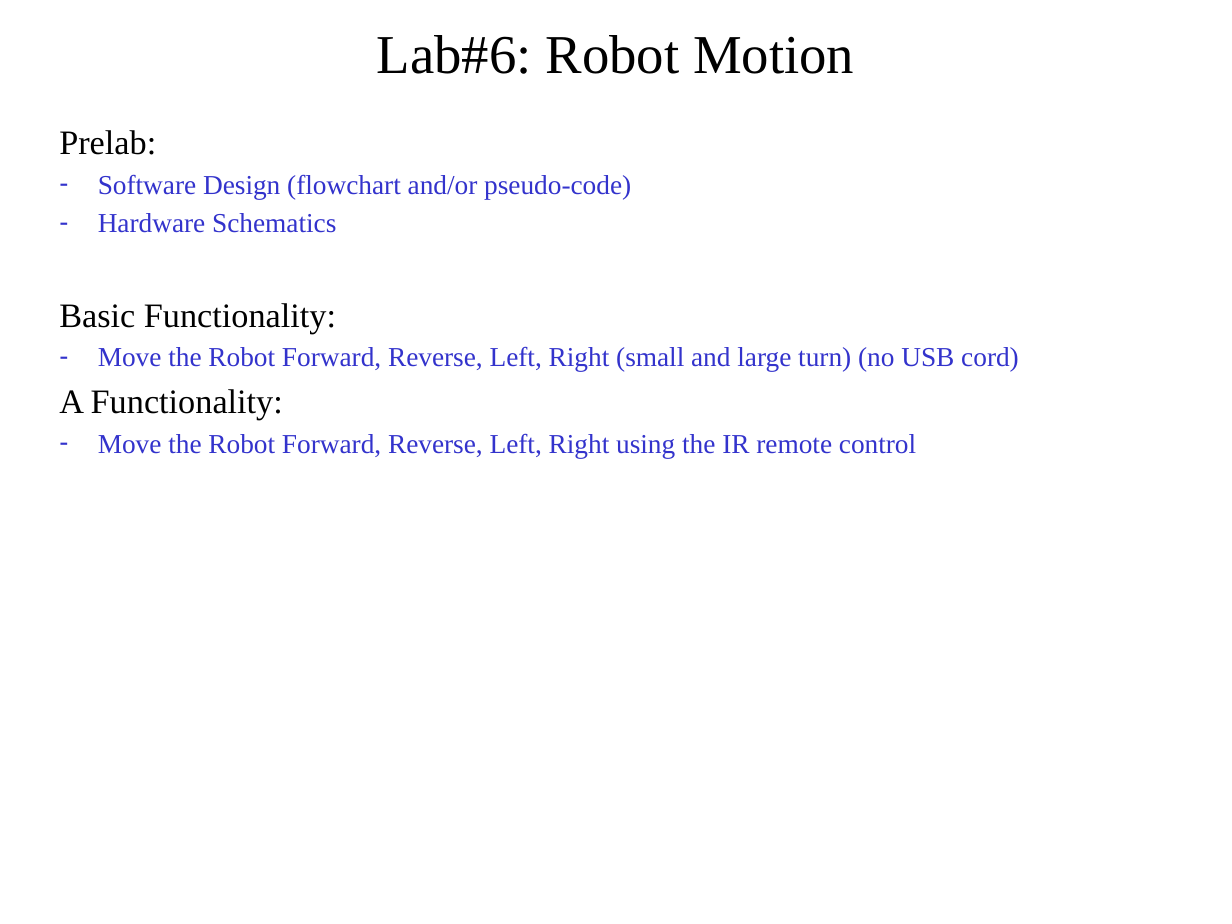
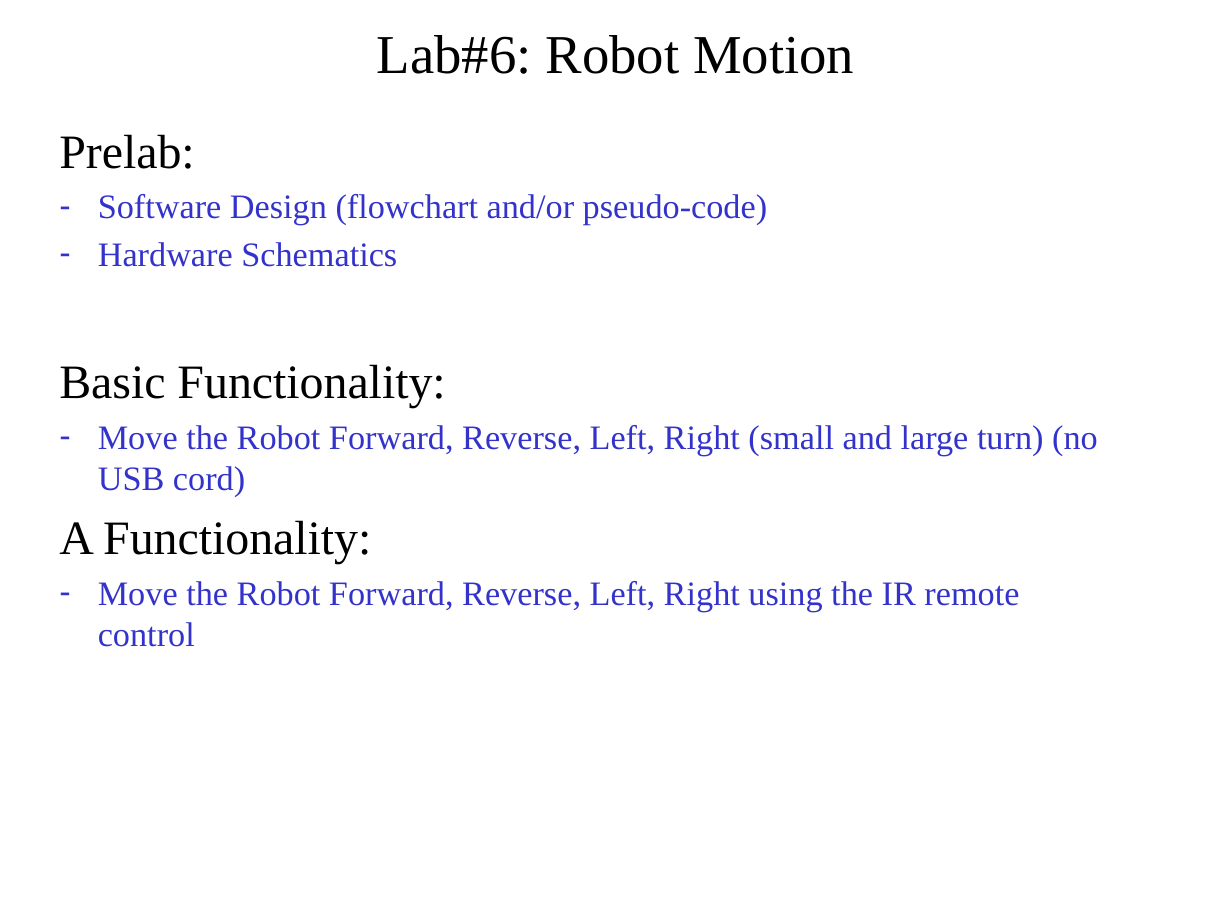
Before and after one commit to pw4rn3r/ECE382, a slide deck: slide 2 of notes/L31/Lsn32.pptx. Drawn at 1232x924 pixels with LibreOffice and Linux fonts; fonts in the diff are those of the drawing. Boxes give left, top, right and bottom in pixels: in the first picture for what was removed or moved away, otherwise in the second. Text is boxed around its words. In the diff, an @@ line names an element or a change of style, - is before the commit and + after.

```diff
--- a/notes/L31/Lsn32.pptx
+++ b/notes/L31/Lsn32.pptx
@@ text "Prelab:" at (59,134,1098,647): size 20 to 28 pt in "Prelab:", "Basic Functionality:", "A Functionality:"; size 16 to 20 pt in "Software Design (flowchart and/or pseudo-code)", "Hardware Schematics", "Move the Robot Forward, Reverse, Left, Right ...", "Move the Robot Forward, Reverse, Left, Right ..."; more space between paragraphs @@
```
Also in this commit, not shown: 7 other slides changed, 11 slides added, 2 slides removed.
